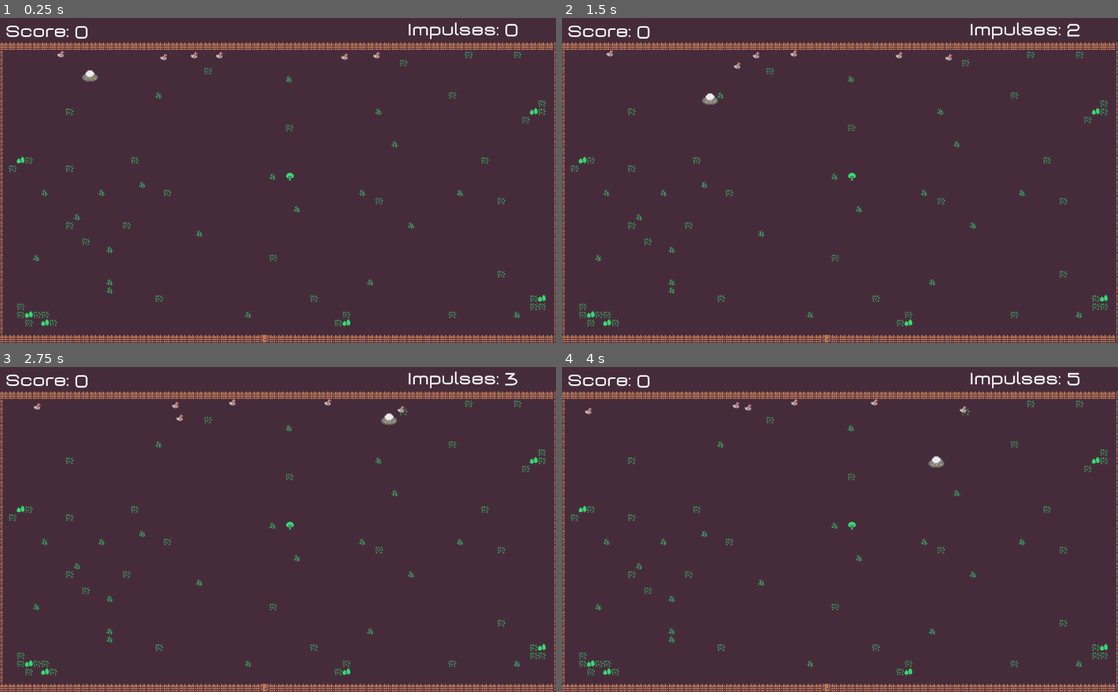
Above: before the commit, frames 1-4 (two rows, left to right).
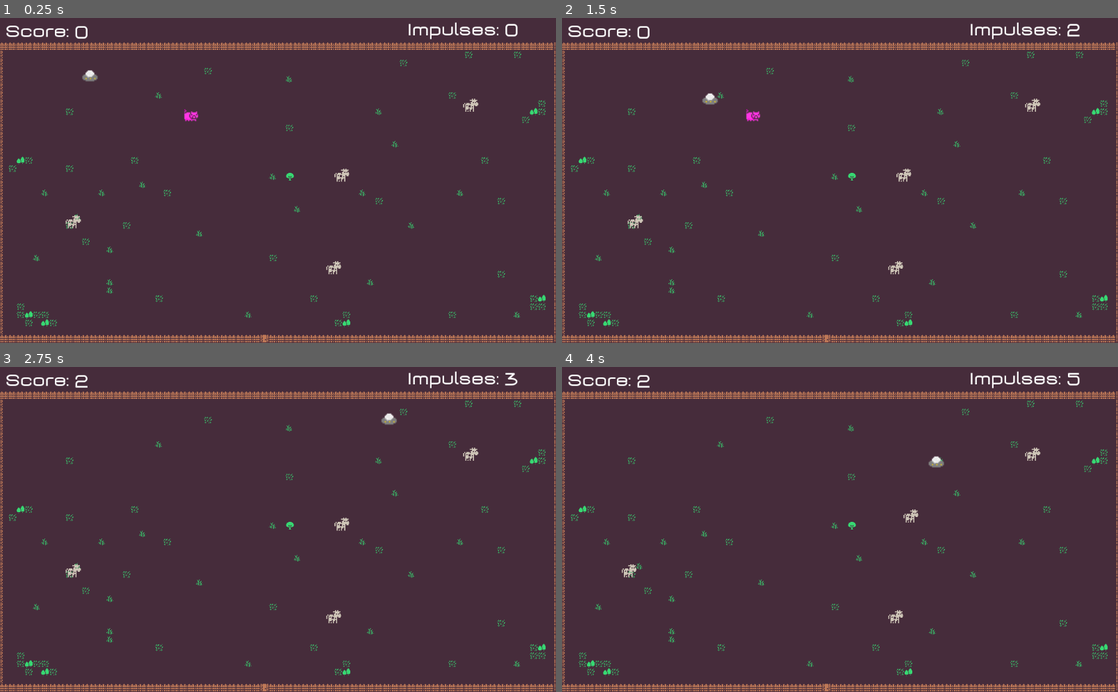
Above: after the commit, the same moments.

Repository: JonHolt/BeefRoundup
Game: Godot game, scene res://Scenes/Yard.tscn
Two runs of this game, one before a commit and one after it. Both use one fixed random seed, a clock stepped at 60 frames per second and the inputs below.
Inputs (mouse positions are in pixels of both pictures, inside the frame that each line leads up to):
- Up to frame 1 (0.25 s): no input
- Up to frame 2 (1.5 s): move the mouse to (962, 164) at 0.52 s; click (962, 164) at 0.6 s; move the mouse to (728, 196) at 1.27 s; click (728, 196) at 1.35 s
- Up to frame 3 (2.75 s): move the mouse to (333, 458) at 2.02 s; click (333, 458) at 2.1 s
- Up to frame 4 (4 s): move the mouse to (812, 594) at 2.77 s; click (812, 594) at 2.85 s; move the mouse to (1006, 578) at 3.52 s; click (1006, 578) at 3.6 s

The runs differ from the first frame. In frame 1, 0.4% of the frame differs, in the area x 10-87%, y 10-79%; in frame 2, 0.4%, in the area x 8-87%, y 9-79%; in frame 3, 0.4%; in frame 4, 0.4%.

Commit message:
raining cats and dogs

Diff:
--- /dev/null
+++ b/Assets/half_size.tres
@@ -0,0 +1,7 @@
+[gd_resource type="DynamicFont" load_steps=2 format=2]
+
+[ext_resource path="res://Assets/New Days.ttf" type="DynamicFontData" id=1]
+
+[resource]
+size = 15
+font_data = ExtResource( 1 )
--- /dev/null
+++ b/PointValue.gd
@@ -0,0 +1,15 @@
+extends Label
+
+export var points = 1
+
+func _ready():
+	if points >= 0:
+		text = "+" + String(points)
+		set("custom_colors/font_color", Color(0, 1, 0))
+	else:
+		text = String(points)
+		set("custom_colors/font_color", Color(1, 0, 0))
+	$Timer.start()
+
+func _on_Timer_timeout():
+	queue_free()
--- /dev/null
+++ b/Scenes/Chaser.gd
@@ -0,0 +1,31 @@
+extends Node2D
+
+export(float) var move_speed = 2
+export(float) var speed_varience = 0
+var parent
+var target
+var speed
+
+func _ready():
+	randomize()
+	parent = find_parent("*")
+	_pick_target()
+	_set_speed()
+
+func _process(delta):
+	if target == null || (parent.global_position - target.global_position).length() < 16:
+		_pick_target()
+		_set_speed()
+	parent.global_position = lerp(parent.global_position, target.global_position, speed * delta)
+
+func _pick_target():
+	var target_group = get_tree().get_nodes_in_group("critter")
+	target = target_group[randi() % target_group.size()]
+	print(target)
+
+func _set_speed():
+	if speed_varience == 0:
+		speed = move_speed
+	else:
+		var variation = (randf() * (speed_varience * 2)) - speed_varience
+		speed = move_speed + variation
--- /dev/null
+++ b/Scenes/Chaser.tscn
@@ -0,0 +1,6 @@
+[gd_scene load_steps=2 format=2]
+
+[ext_resource path="res://Scenes/Chaser.gd" type="Script" id=1]
+
+[node name="Chaser" type="Node2D"]
+script = ExtResource( 1 )
--- a/Scenes/Cow.gd
+++ b/Scenes/Cow.gd
@@ -1,7 +1,12 @@
 extends Sprite
 
 export var pointValue = 1
+const POINT_LABEL = preload("res://Scenes/PointValue.tscn")
 
 func beamed(body):
 	body.beam(pointValue)
+	var label = POINT_LABEL.instance()
+	label.points = pointValue
+	label.rect_position = global_position
+	get_tree().get_root().add_child(label)
 	queue_free()
--- a/Scenes/Cow.tscn
+++ b/Scenes/Cow.tscn
@@ -9,7 +9,9 @@
 atlas = ExtResource( 1 )
 region = Rect2( 432.716, 114.129, 14.2396, 12.246 )
 
-[node name="Cow" type="Sprite"]
+[node name="Cow" type="Sprite" groups=[
+"critter",
+]]
 scale = Vector2( 2, 2 )
 texture = SubResource( 1 )
 script = ExtResource( 3 )
--- a/Scenes/CritterManager.gd
+++ b/Scenes/CritterManager.gd
@@ -26,5 +26,9 @@
 		return 1 # Chicken
 	elif percent <= 85:
 		return 2 # Pig
+	elif percent <= 90:
+		return 3 # Cat
+	elif percent <= 95:
+		return 4 # Dog
 	else:
 		return 0 # Catch-all to cow for now
--- /dev/null
+++ b/Scenes/Critters/Cat.gd
@@ -0,0 +1,12 @@
+extends Sprite
+
+export var pointValue = -5
+const POINT_LABEL = preload("res://Scenes/PointValue.tscn")
+
+func beamed(body):
+	body.beam(pointValue)
+	var label = POINT_LABEL.instance()
+	label.points = pointValue
+	label.rect_position = global_position
+	get_tree().get_root().add_child(label)
+	queue_free()
--- /dev/null
+++ b/Scenes/Critters/Cat.tscn
@@ -0,0 +1,14 @@
+[gd_scene load_steps=4 format=2]
+
+[ext_resource path="res://Assets/Creatures/cat.png" type="Texture" id=1]
+[ext_resource path="res://Scenes/Beamable.tscn" type="PackedScene" id=2]
+[ext_resource path="res://Scenes/Critters/Cat.gd" type="Script" id=3]
+
+[node name="Cat" type="Sprite" groups=[
+"critter",
+]]
+texture = ExtResource( 1 )
+script = ExtResource( 3 )
+
+[node name="Beamable" parent="." instance=ExtResource( 2 )]
+position = Vector2( 0, -13.063 )
--- a/Scenes/Critters/Chicken.tscn
+++ b/Scenes/Critters/Chicken.tscn
@@ -5,7 +5,9 @@
 [ext_resource path="res://Scenes/Critters/Chicken.gd" type="Script" id=3]
 [ext_resource path="res://Scenes/Beamable.tscn" type="PackedScene" id=4]
 
-[node name="Chicken" type="Sprite"]
+[node name="Chicken" type="Sprite" groups=[
+"critter",
+]]
 texture = ExtResource( 2 )
 script = ExtResource( 3 )
 
--- /dev/null
+++ b/Scenes/Critters/Dog.gd
@@ -0,0 +1,12 @@
+extends Sprite
+
+export var pointValue = -5
+const POINT_LABEL = preload("res://Scenes/PointValue.tscn")
+
+func beamed(body):
+	body.beam(pointValue)
+	var label = POINT_LABEL.instance()
+	label.points = pointValue
+	label.rect_position = global_position
+	get_tree().get_root().add_child(label)
+	queue_free()
--- /dev/null
+++ b/Scenes/Critters/Dog.tscn
@@ -0,0 +1,20 @@
+[gd_scene load_steps=5 format=2]
+
+[ext_resource path="res://Scenes/Critters/Dog.gd" type="Script" id=1]
+[ext_resource path="res://Scenes/Beamable.tscn" type="PackedScene" id=2]
+[ext_resource path="res://Assets/Creatures/dog.png" type="Texture" id=3]
+[ext_resource path="res://Scenes/Chaser.tscn" type="PackedScene" id=4]
+
+[node name="Dog" type="Sprite" groups=[
+"critter",
+]]
+scale = Vector2( 1.2, 1.2 )
+texture = ExtResource( 3 )
+script = ExtResource( 1 )
+
+[node name="Beamable" parent="." instance=ExtResource( 2 )]
+position = Vector2( 0, -12.467 )
+
+[node name="Chaser" parent="." instance=ExtResource( 4 )]
+move_speed = 1.0
+speed_varience = 0.9
--- a/Scenes/Critters/Pig.gd
+++ b/Scenes/Critters/Pig.gd
@@ -1,7 +1,12 @@
 extends Sprite
 
 export var pointValue = 2
+const POINT_LABEL = preload("res://Scenes/PointValue.tscn")
 
 func beamed(body):
 	body.beam(pointValue)
+	var label = POINT_LABEL.instance()
+	label.points = pointValue
+	label.rect_position = global_position
+	get_tree().get_root().add_child(label)
 	queue_free()
--- a/Scenes/Critters/Pig.tscn
+++ b/Scenes/Critters/Pig.tscn
@@ -5,7 +5,9 @@
 [ext_resource path="res://Scenes/Wanderable.tscn" type="PackedScene" id=3]
 [ext_resource path="res://Assets/Creatures/PIg.png" type="Texture" id=4]
 
-[node name="Pig" type="Sprite"]
+[node name="Pig" type="Sprite" groups=[
+"critter",
+]]
 scale = Vector2( 1.8, 1.8 )
 texture = ExtResource( 4 )
 script = ExtResource( 1 )
--- /dev/null
+++ b/Scenes/PointValue.tscn
@@ -0,0 +1,21 @@
+[gd_scene load_steps=3 format=2]
+
+[ext_resource path="res://PointValue.gd" type="Script" id=1]
+[ext_resource path="res://Assets/half_size.tres" type="DynamicFont" id=2]
+
+[node name="PointValue" type="Label"]
+margin_left = -12.25
+margin_top = -6.5
+margin_right = 6.75
+margin_bottom = 9.5
+custom_fonts/font = ExtResource( 2 )
+custom_colors/font_color = Color( 0.333333, 0.956863, 0.0196078, 1 )
+text = "+1"
+script = ExtResource( 1 )
+__meta__ = {
+"_edit_use_anchors_": false
+}
+
+[node name="Timer" type="Timer" parent="."]
+one_shot = true
+[connection signal="timeout" from="Timer" to="." method="_on_Timer_timeout"]
--- a/Scenes/Yard.tscn
+++ b/Scenes/Yard.tscn
@@ -10,6 +10,8 @@
 [ext_resource path="res://Scenes/CritterManager.gd" type="Script" id=8]
 [ext_resource path="res://Scenes/Critters/Pig.tscn" type="PackedScene" id=9]
 [ext_resource path="res://Scenes/Impulses.gd" type="Script" id=10]
+[ext_resource path="res://Scenes/Critters/Cat.tscn" type="PackedScene" id=11]
+[ext_resource path="res://Scenes/Critters/Dog.tscn" type="PackedScene" id=12]
 
 [sub_resource type="TileSet" id=1]
 0/name = "colored_transparent_packed.png 0"
@@ -191,25 +193,22 @@
 [node name="CritterManager" type="Timer" parent="."]
 wait_time = 5.0
 script = ExtResource( 8 )
-critter_types = [ ExtResource( 4 ), ExtResource( 7 ), ExtResource( 9 ) ]
-
-[node name="Chicken" parent="." instance=ExtResource( 7 )]
-position = Vector2( 301.707, 71.2115 )
-
-[node name="Chicken2" parent="." instance=ExtResource( 7 )]
-position = Vector2( 357.833, 67.6479 )
-
-[node name="Chicken3" parent="." instance=ExtResource( 7 )]
-position = Vector2( 404.16, 67.6479 )
-
-[node name="Chicken4" parent="." instance=ExtResource( 7 )]
-position = Vector2( 111.945, 65.8661 )
-
-[node name="Chicken5" parent="." instance=ExtResource( 7 )]
-position = Vector2( 634.903, 70.3206 )
-
-[node name="Chicken6" parent="." instance=ExtResource( 7 )]
-position = Vector2( 693.702, 67.6479 )
+critter_types = [ ExtResource( 4 ), ExtResource( 7 ), ExtResource( 9 ), ExtResource( 11 ), ExtResource( 12 ) ]
+
+[node name="Cow" parent="CritterManager" instance=ExtResource( 4 )]
+position = Vector2( 866.669, 161.121 )
+
+[node name="Cow2" parent="CritterManager" instance=ExtResource( 4 )]
+position = Vector2( 614.324, 461.14 )
+
+[node name="Cow3" parent="CritterManager" instance=ExtResource( 4 )]
+position = Vector2( 629.404, 290.494 )
+
+[node name="Cow4" parent="CritterManager" instance=ExtResource( 4 )]
+position = Vector2( 134.929, 376.214 )
+
+[node name="Pig" parent="CritterManager" instance=ExtResource( 9 )]
+position = Vector2( 352.121, 177.801 )
 [connection signal="impulse_changed" from="UFO" to="UI/Impulses" method="_on_UFO_impulse_changed"]
 [connection signal="score_changed" from="UFO" to="UI/Score" method="_on_UFO_score_changed"]
 [connection signal="timeout" from="CritterManager" to="CritterManager" method="_on_CritterManager_timeout"]
Binary file added: Assets/Creatures/cat.png
Not shown, added: Assets/Creatures/cat.png.import
Binary file added: Assets/Creatures/dog.png
Not shown, added: Assets/Creatures/dog.png.import
Not shown: 1 places in Scenes/Yard.tscn that only renumber resources
